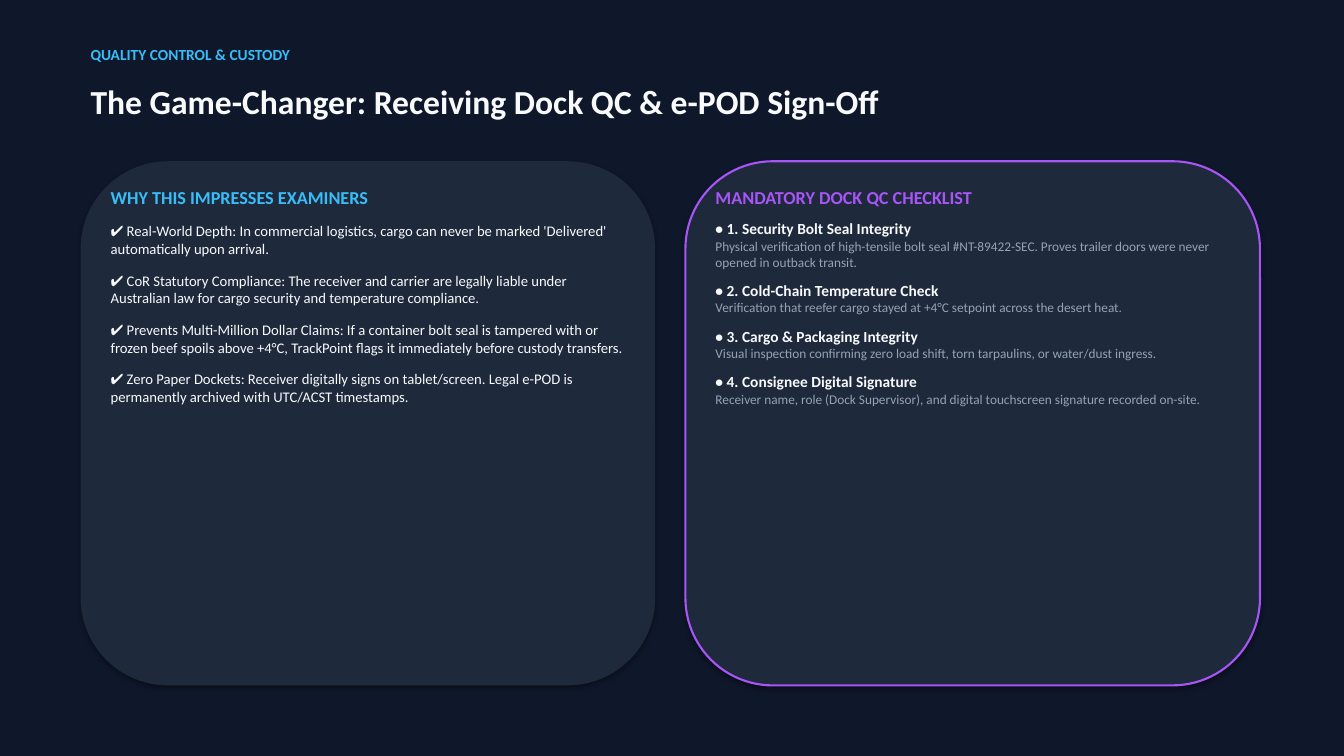
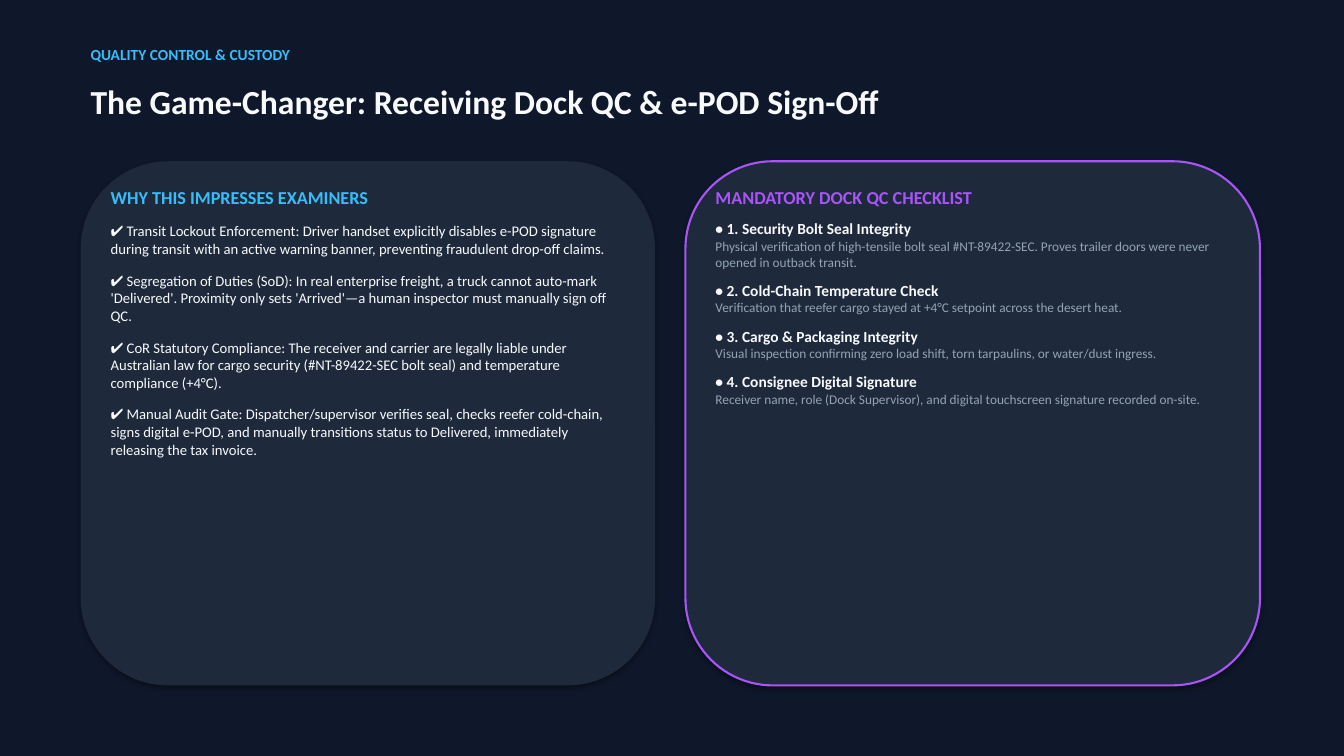
Before and after one commit to thisisrushad/trackpoint, a slide deck: slide 5 of prep/TrackPoint_Master_Presentation.pptx. Drawn at 1344x756 pixels with LibreOffice and Linux fonts; fonts in the diff are those of the drawing. Boxes give left, top, right and bottom in pixels: in the first picture for what was removed or moved away, otherwise in the second. Text is boxed around its words. In the diff, an @@ line names an element or a change of style, - is before the commit and + after.

Commit message:
feat(epod): lock e-POD signing during transit, require manual QC verification for delivery, and update prep docs

```diff
--- a/prep/TrackPoint_Master_Presentation.pptx
+++ b/prep/TrackPoint_Master_Presentation.pptx
@@ text at <box>111,225,606,458</box>: text changed @@
-✔ Real-World Depth: In commercial logistics, cargo can never be marked 'Delivered' automatically upon arrival.
-✔ CoR Statutory Compliance: The receiver and carrier are legally liable under Australian law for cargo security and temperature compliance.
-✔ Prevents Multi-Million Dollar Claims: If a container bolt seal is tampered with or frozen beef spoils above +4°C, TrackPoint flags it immediately before custody transfers.
-✔ Zero Paper Dockets: Receiver digitally signs on tablet/screen. Legal e-POD is permanently archived with UTC/ACST timestamps.
+✔ Transit Lockout Enforcement: Driver handset explicitly disables e-POD signature during transit with an active warning banner, preventing fraudulent drop-off claims.
+✔ Segregation of Duties (SoD): In real enterprise freight, a truck cannot auto-mark 'Delivered'. Proximity only sets 'Arrived'—a human inspector must manually sign off QC.
+✔ CoR Statutory Compliance: The receiver and carrier are legally liable under Australian law for cargo security (#NT-89422-SEC bolt seal) and temperature compliance (+4°C).
+✔ Manual Audit Gate: Dispatcher/supervisor verifies seal, checks reefer cold-chain, signs digital e-POD, and manually transitions status to Delivered, immediately releasing the tax invoice.
```
Also in this commit, not shown: 1 other slide changed, 9 other files.
